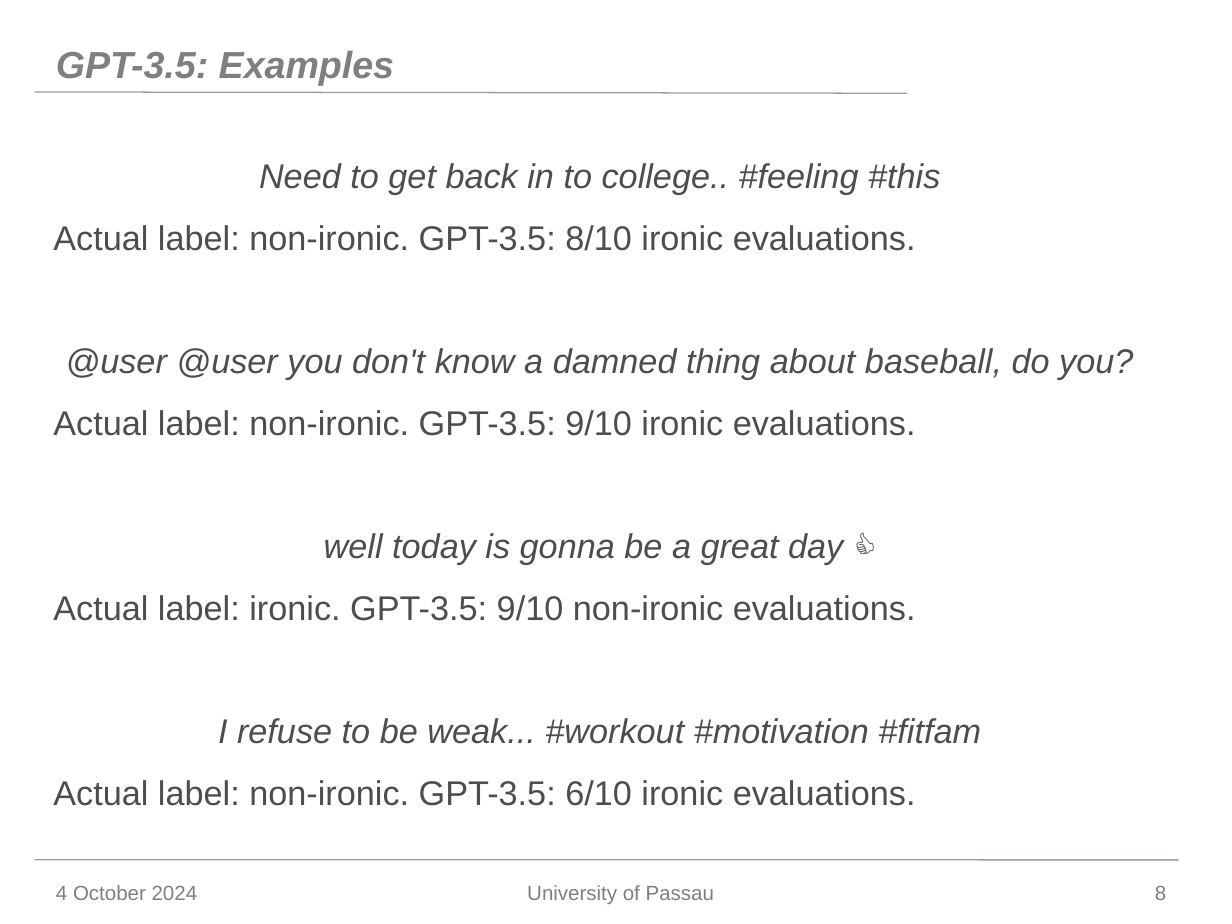
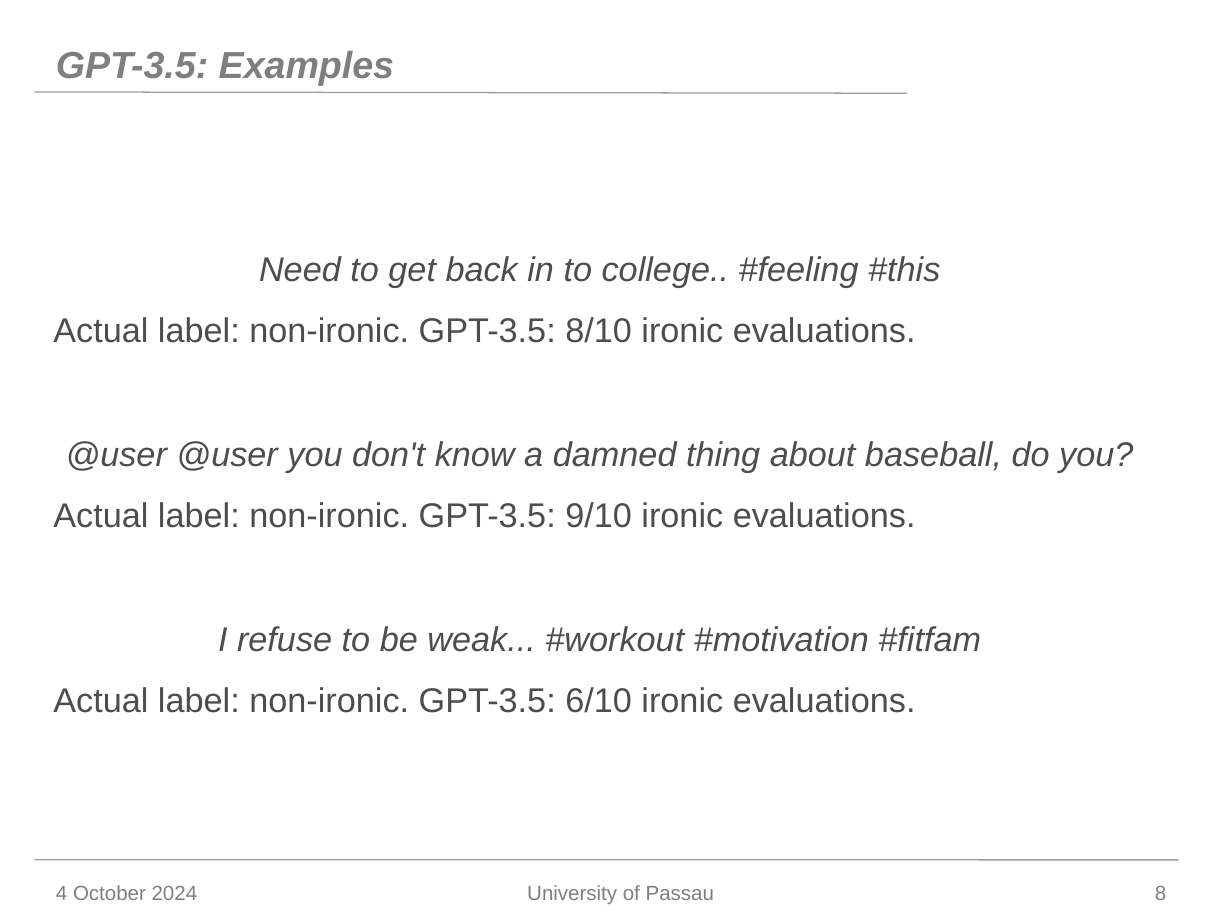
Before and after one commit to Jonas-Barth/bachelor, a slide deck: slide 8 of Writing/Präsentation - Kopie.pptx. Drawn at 1232x924 pixels with LibreOffice and Linux fonts; fonts in the diff are those of the drawing; background and template pictures are left out. Boxes give left, top, right and bottom in pixels: in the first picture for what was removed or moved away, otherwise in the second. Text is boxed around its words. In the diff, an @@ line names an element or a change of style, - is before the commit and + after.

```diff
--- a/Writing/Präsentation - Kopie.pptx
+++ b/Writing/Präsentation - Kopie.pptx
@@ text at (53,533,916,621): paragraphs removed @@
-well today is gonna be a great day 👍
-Actual label: ironic. GPT-3.5: 9/10 non-ironic evaluations.
```
Also in this commit, not shown: 4 other slides changed.
